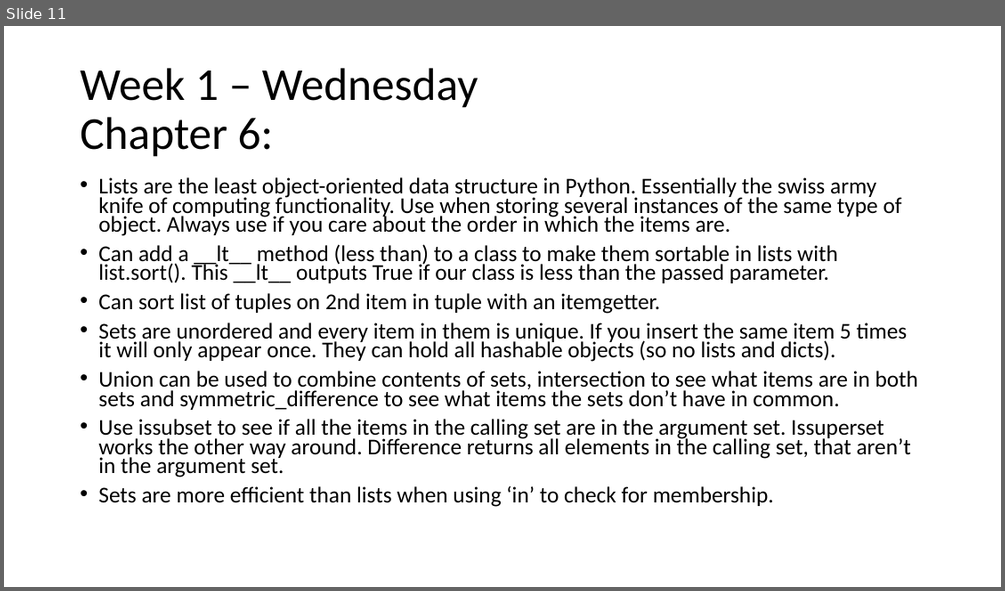
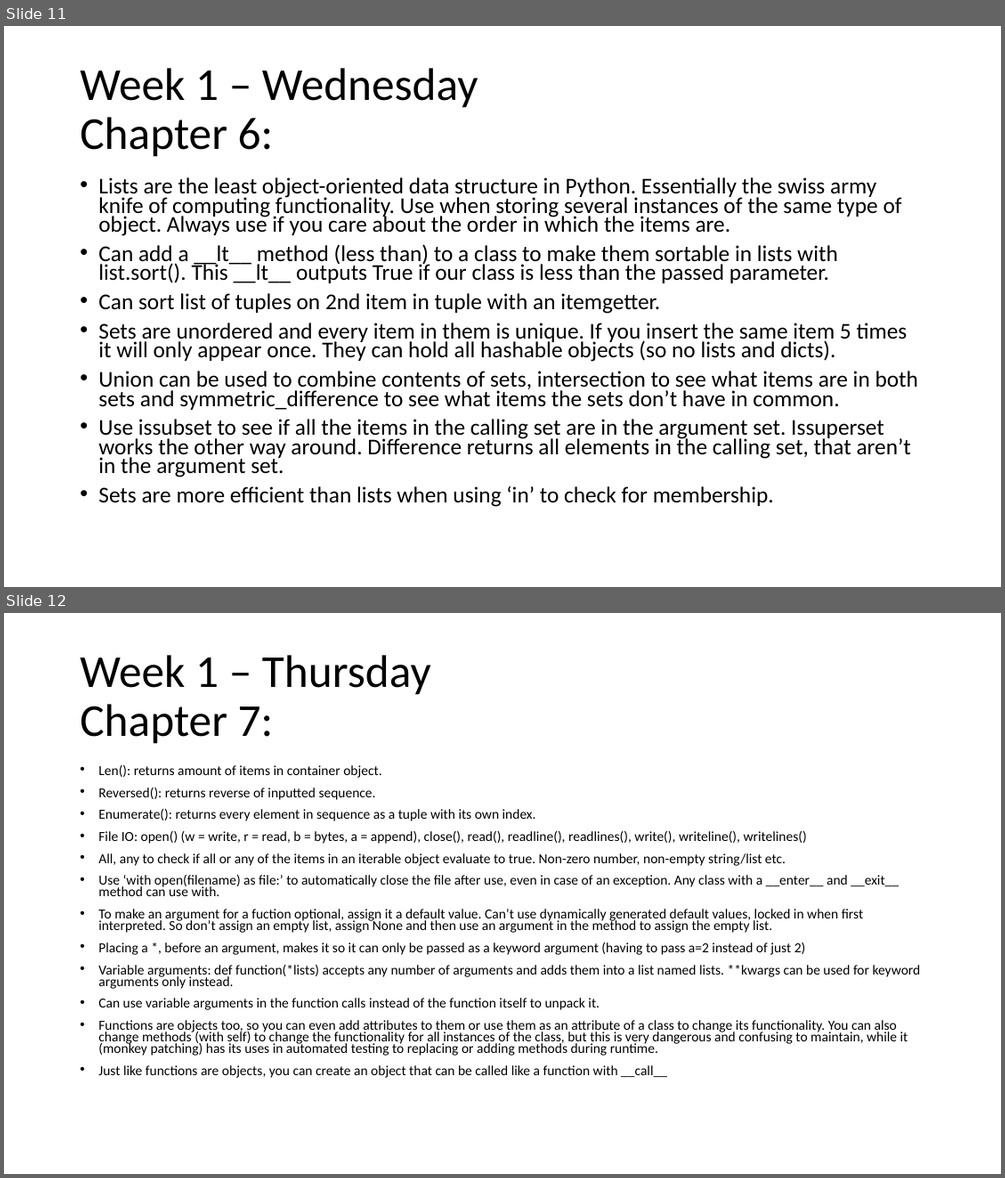
Before and after one commit to lamersfa/Python-Training-wk2226, a slide deck: Information learned during Python training.pptx. Shown one above the other, each under a label of ours: slide 11 before the commit, slides 11 and 12 after it. The pictures are 1005x591 and 1005x1178 pixels, drawn with LibreOffice and Linux fonts; fonts in the diff are those of the drawing. Boxes give left, top, right and bottom in pixels: in the first picture for what was removed or moved away, otherwise in the second. Text is boxed around its words. In the diff, an @@ line names an element or a change of style, - is before the commit and + after.

Commit message:
Power-point from thursday updated. Exercises will follow. Pytest will be delayed until tomorrow.

```diff
--- a/Information learned during Python training.pptx
+++ b/Information learned during Python training.pptx
@@ slide 12 added at <box>4,613,1001,1174</box>, background #FFFFFF @@
@@ title added at <box>80,655,431,744</box>, 44 pt, text #000000 @@
+Week 1 – Thursday
+Chapter 7:
@@ text added at <box>98,765,921,1078</box>, 13.3 pt, text #000000 @@
+• Len(): returns amount of items in container object.
+• Reversed(): returns reverse of inputted sequence.
+• Enumerate(): returns every element in sequence as a tuple with its own index.
+• File IO: open() (w = write, r = read, b = bytes, a = append), close(), read(), readline(), readlines(), write(), writeline(), writelines()
+• All, any to check if all or any of the items in an iterable object evaluate to true. Non-zero number, non-empty string/list etc.
+• Use ‘with open(filename) as file:’ to automatically close the file after use, even in case of an exception. Any class with a __enter__ and __exit__ method can use with.
+• To make an argument for a fuction optional, assign it a default value. Can’t use dynamically generated default values, locked in when first interpreted. So don’t assign an empty list, assign None and then use an argument in the method to assign the empty list.
+• Placing a *, before an argument, makes it so it can only be passed as a keyword argument (having to pass a=2 instead of just 2)
+• Variable arguments: def function(*lists) accepts any number of arguments and adds them into a list named lists. **kwargs can be used for keyword arguments only instead.
+• Can use variable arguments in the function calls instead of the function itself to unpack it.
+• Functions are objects too, so you can even add attributes to them or use them as an attribute of a class to change its functionality. You can also change methods (with self) to change the functionality for all instances of the class, but this is very dangerous and confusing to maintain, while it (monkey patching) has its uses in automated testing to replacing or adding methods during runtime.
+• Just like functions are objects, you can create an object that can be called like a function with __call__
```
Also in this commit, not shown: 2 other slides added.
